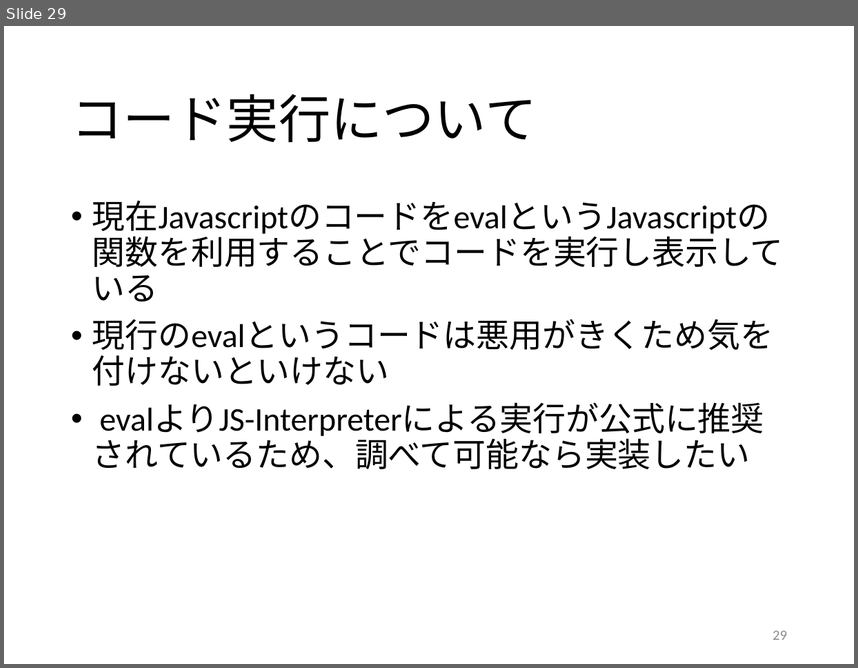
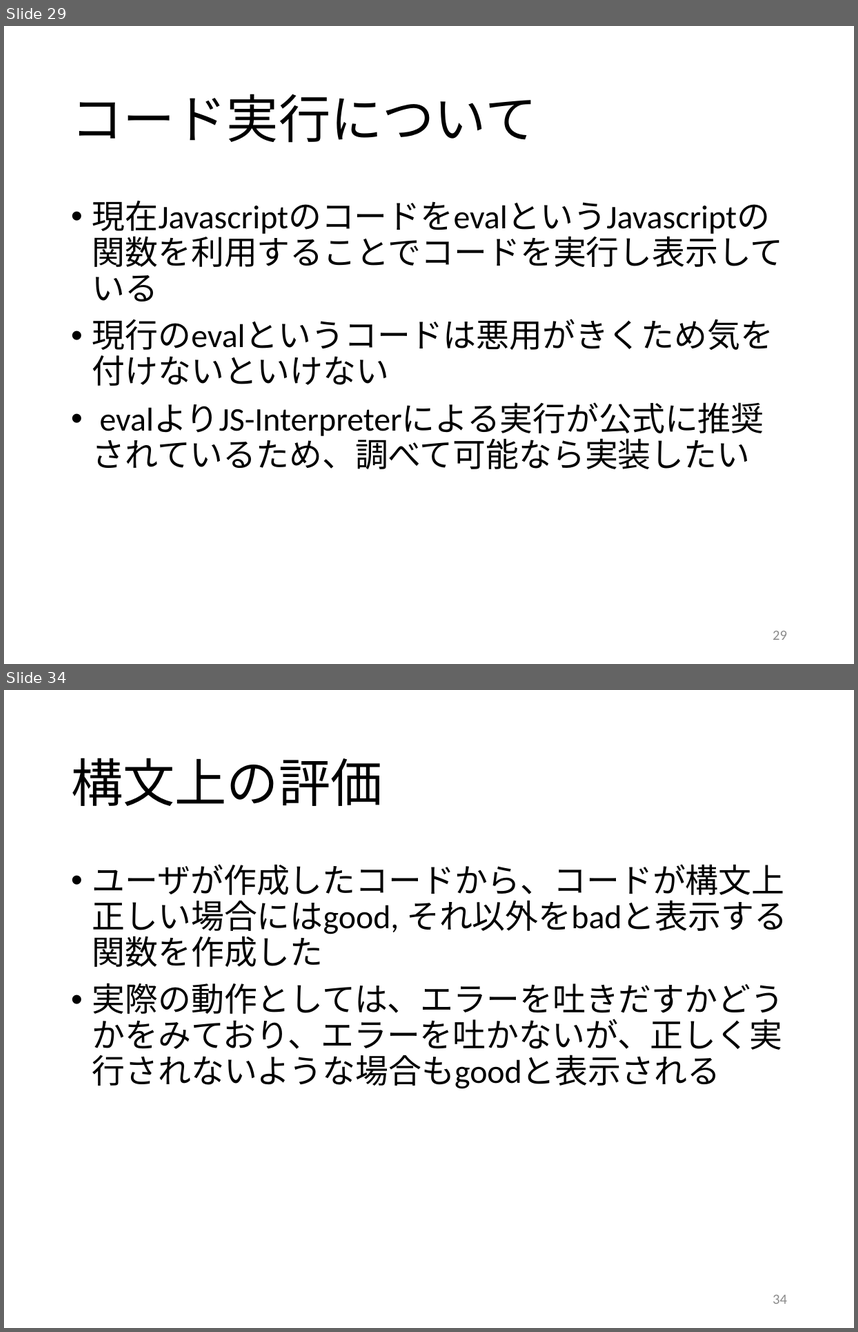
Before and after one commit to kait-takanolab/1821121-shimaoka-thesis, a slide deck: 1821121_shimaoka_sotsuken.pptx. Shown one above the other, each under a label of ours: slide 29 before the commit, slides 29 and 34 after it; the slides between them are not shown. The pictures are 858x668 and 858x1332 pixels, drawn with LibreOffice and Linux fonts; fonts in the diff are those of the drawing. Boxes give left, top, right and bottom in pixels: in the first picture for what was removed or moved away, otherwise in the second. Text is boxed around its words. In the diff, an @@ line names an element or a change of style, - is before the commit and + after.

```diff
--- a/1821121_shimaoka_sotsuken.pptx
+++ b/1821121_shimaoka_sotsuken.pptx
@@ slide 34 added at (4,690,854,1328), background #FFFFFF @@
@@ title added at (71,758,383,806), 44 pt, text #000000 @@
+構文上の評価
@@ text added at (92,864,787,1089), 28 pt, text #000000 @@
+• ユーザが作成したコードから、コードが構文上正しい場合にはgood, それ以外をbadと表示する関数を作成した
+• 実際の動作としては、エラーを吐きだすかどうかをみており、エラーを吐かないが、正しく実行されないような場合もgoodと表示される
@@ page number added at (773,1294,787,1303), 12 pt, text #8C8C8C @@
+34
```
Also in this commit, not shown: 2 slides changed, 8 other slides added.
